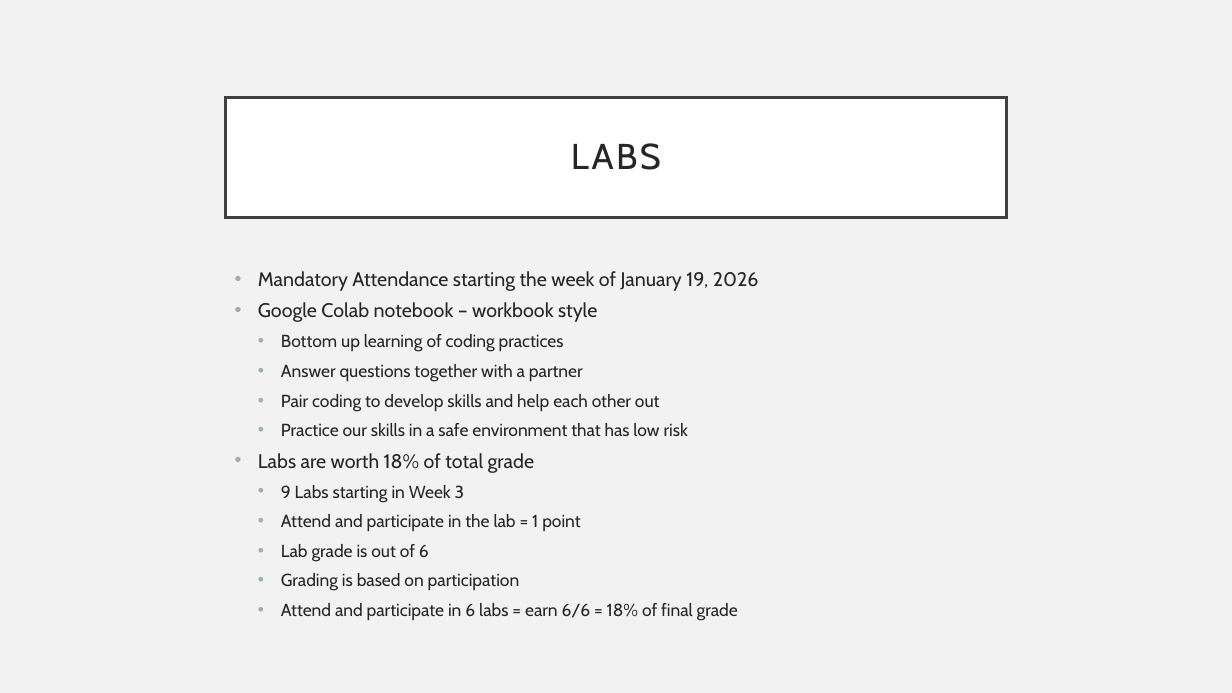
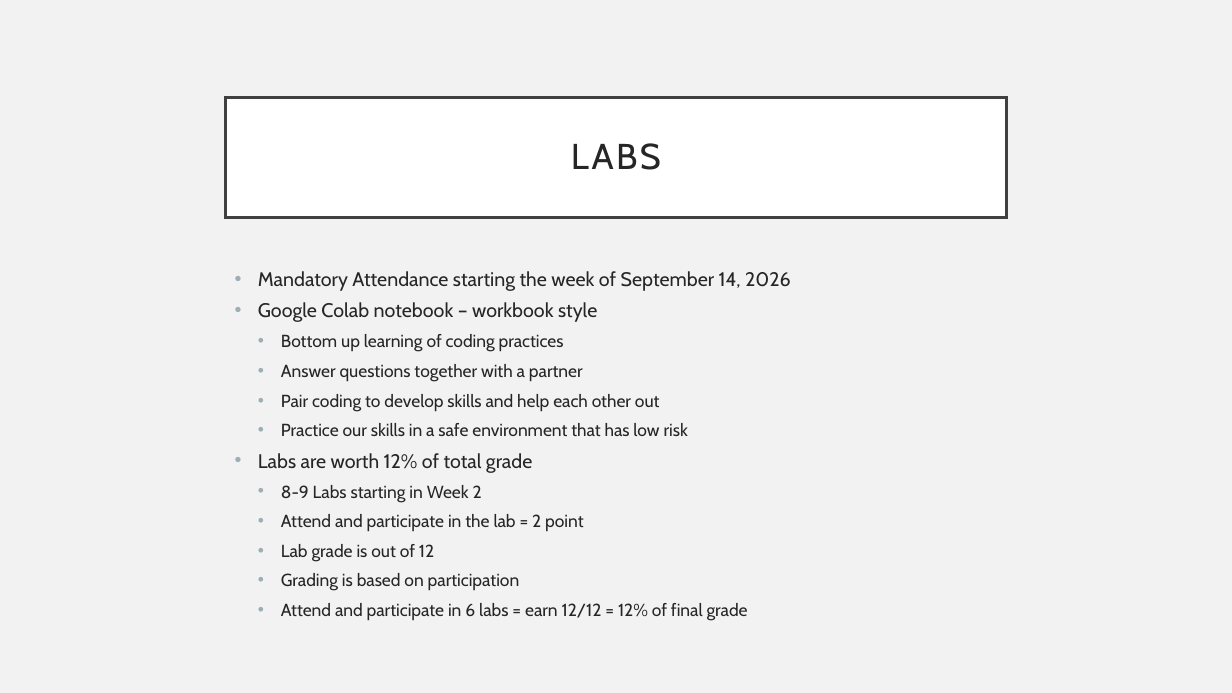
Before and after one commit to UPEI-CS/CS1910-Students, a slide deck: slide 18 of lectures/01-Course-Orientation/CS1910_Course-Orientation_Lecture.pptx. Drawn at 1232x693 pixels with LibreOffice and Linux fonts; fonts in the diff are those of the drawing. Boxes give left, top, right and bottom in pixels: in the first picture for what was removed or moved away, otherwise in the second. Text is boxed around its words. In the diff, an @@ line names an element or a change of style, - is before the commit and + after.

```diff
--- a/lectures/01-Course-Orientation/CS1910_Course-Orientation_Lecture.pptx
+++ b/lectures/01-Course-Orientation/CS1910_Course-Orientation_Lecture.pptx
@@ text at [258,271,791,291]: text changed @@
-• Mandatory Attendance starting the week of January 19, 2026
+• Mandatory Attendance starting the week of September 14, 2026
@@ text at [258,453,583,561]: text changed @@
-• Labs are worth 18% of total grade
-  • 9 Labs starting in Week 3
-  • Attend and participate in the lab = 1 point
-  • Lab grade is out of 6
+• Labs are worth 12% of total grade
+  • 8-9 Labs starting in Week 2
+  • Attend and participate in the lab = 2 point
+  • Lab grade is out of 12
@@ text at [281,603,748,621]: text changed @@
-  • Attend and participate in 6 labs = earn 6/6 = 18% of final grade
+  • Attend and participate in 6 labs = earn 12/12 = 12% of final grade
```
Also in this commit, not shown: 11 other slides changed, 2 slides removed, 1 other file.
